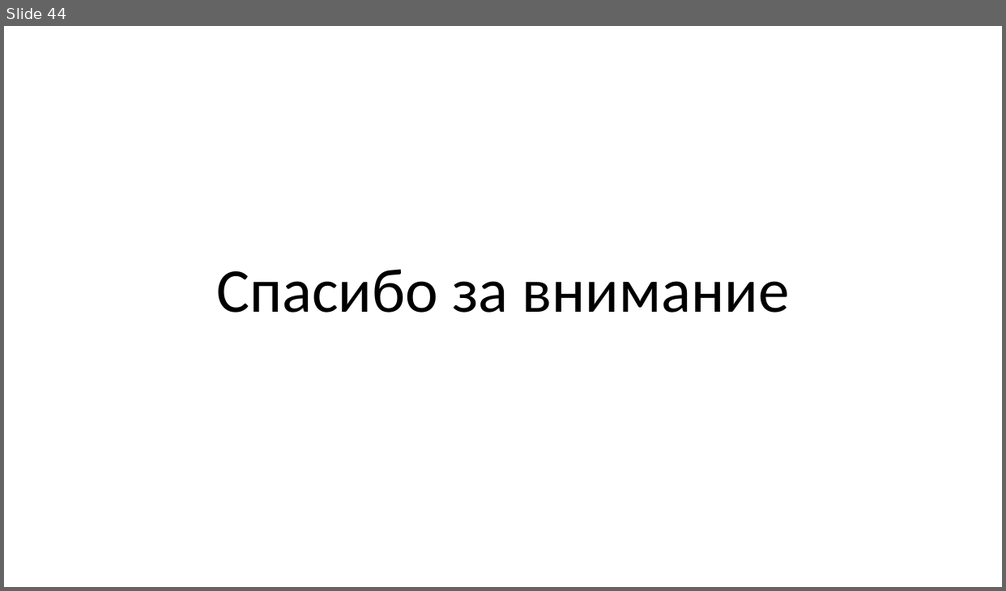
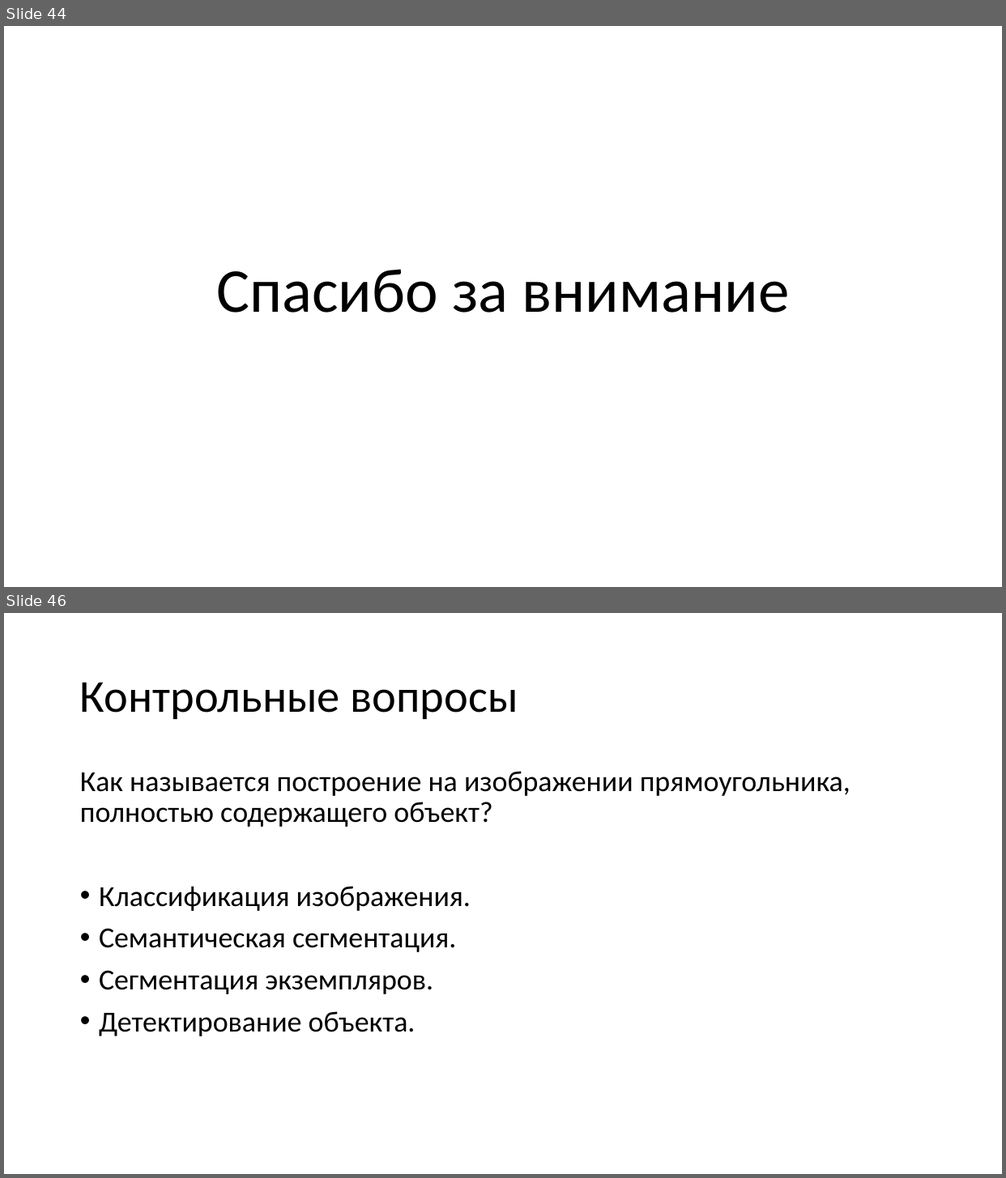
Before and after one commit to mosalov/AI_main_lectures, a slide deck: Лекция 13 05_05_2021.pptx. Shown one above the other, each under a label of ours: slide 44 before the commit, slides 44 and 46 after it; the slides between them are not shown. The pictures are 1006x591 and 1006x1178 pixels, drawn with LibreOffice and Linux fonts; fonts in the diff are those of the drawing. Boxes give left, top, right and bottom in pixels: in the first picture for what was removed or moved away, otherwise in the second. Text is boxed around its words. In the diff, an @@ line names an element or a change of style, - is before the commit and + after.

Commit message:
Добавлены вопросы к лекциям №№11 и 13.

```diff
--- a/Лекция 13 05_05_2021.pptx
+++ b/Лекция 13 05_05_2021.pptx
@@ slide 46 added at [4,613,1002,1174], background #FFFFFF @@
@@ title added at [80,682,518,719], 44 pt, text #000000 @@
+Контрольные вопросы
@@ text added at [80,771,850,1037], 28 pt, text #000000 @@
+Как называется построение на изображении прямоугольника, полностью содержащего объект?
+• Классификация изображения.
+• Семантическая сегментация.
+• Сегментация экземпляров.
+• Детектирование объекта.
```
Also in this commit, not shown: 1 slide changed, 5 other slides added, 3 other files.
